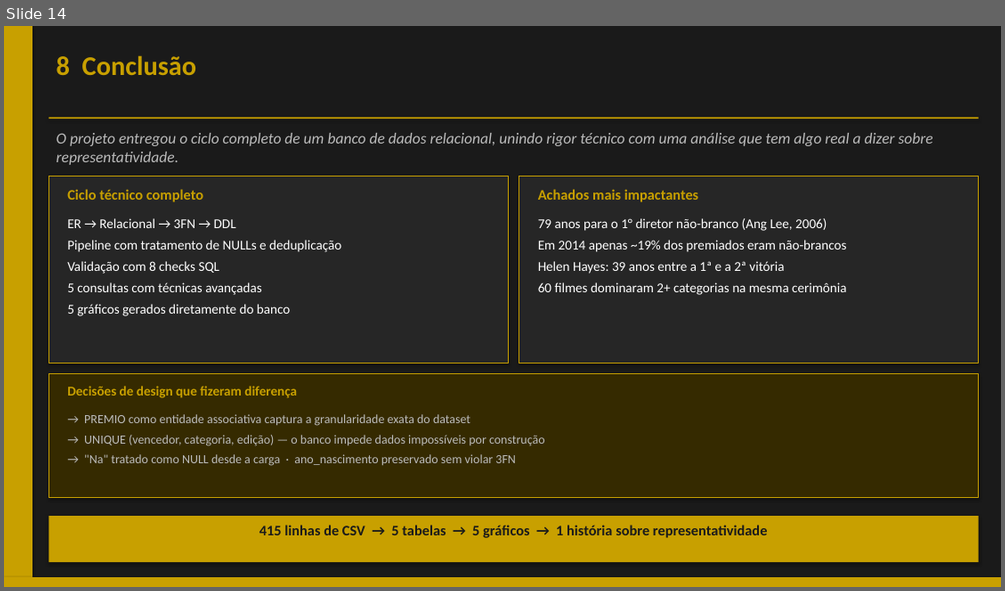
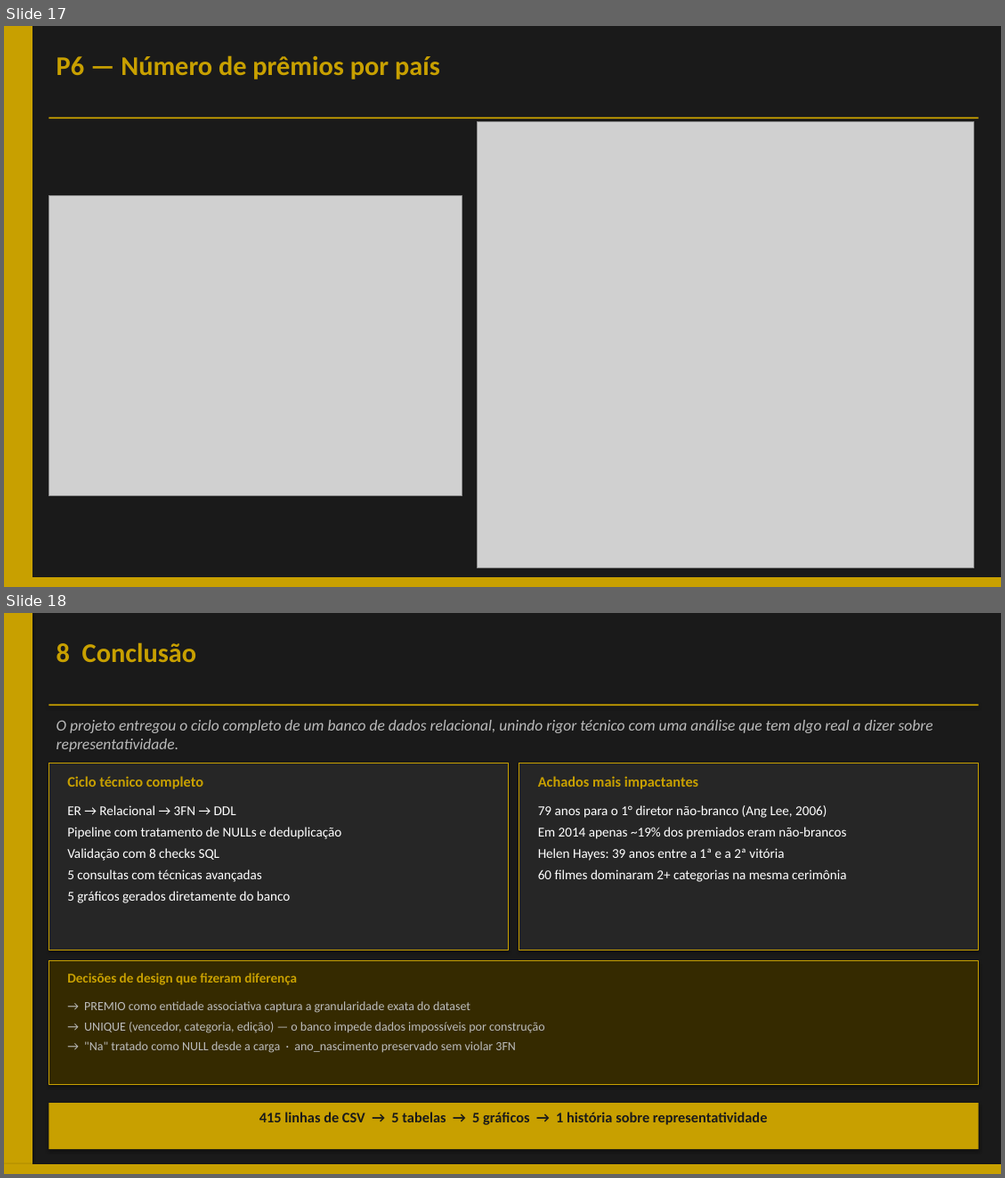
Before and after one commit to hitcode47/ProjetoDB_Oscar, a slide deck: Documentacao/apresentacao_oscar.pptx. Shown one above the other, each under a label of ours: slide 14 before the commit, slides 17 and 18 after it. The pictures are 1005x591 and 1005x1178 pixels, drawn with LibreOffice and Linux fonts; fonts in the diff are those of the drawing; grey boxes stand for pictures. Boxes give left, top, right and bottom in pixels: in the first picture for what was removed or moved away, otherwise in the second. Text is boxed around its words. In the diff, an @@ line names an element or a change of style, - is before the commit and + after.

```diff
--- a/Documentacao/apresentacao_oscar.pptx
+++ b/Documentacao/apresentacao_oscar.pptx
@@ slide 17 added at (4, 26, 1001, 587), background #FFFFFF @@
@@ rectangle added at (4, 26, 1001, 587), fill #1A1A1A @@
@@ rectangle added at (4, 26, 32, 587), fill #C8A000 @@
@@ text added at (57, 55, 440, 79), 26 pt, text #C8A000, bold @@
+P6 — Número de prêmios por país
@@ rectangle added at (48, 118, 979, 119), fill #C8A000 @@
@@ picture added at (477, 122, 974, 567) @@
@@ picture added at (48, 196, 461, 496) @@
@@ rectangle added at (4, 577, 1001, 587), fill #C8A000 @@
@@ what was slide 14 is now slide 18 @@
```
Also in this commit, not shown: 1 slide changed, 3 other slides added.
